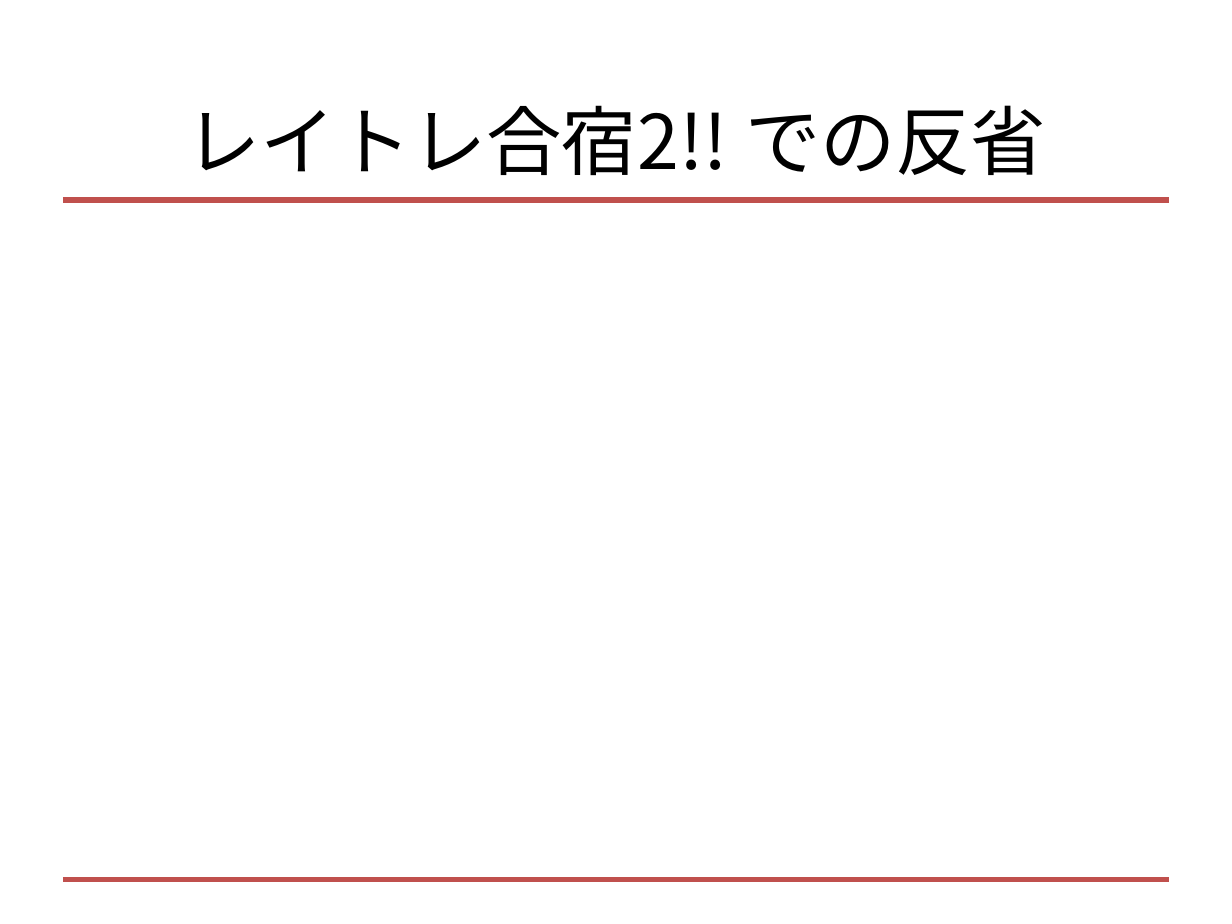
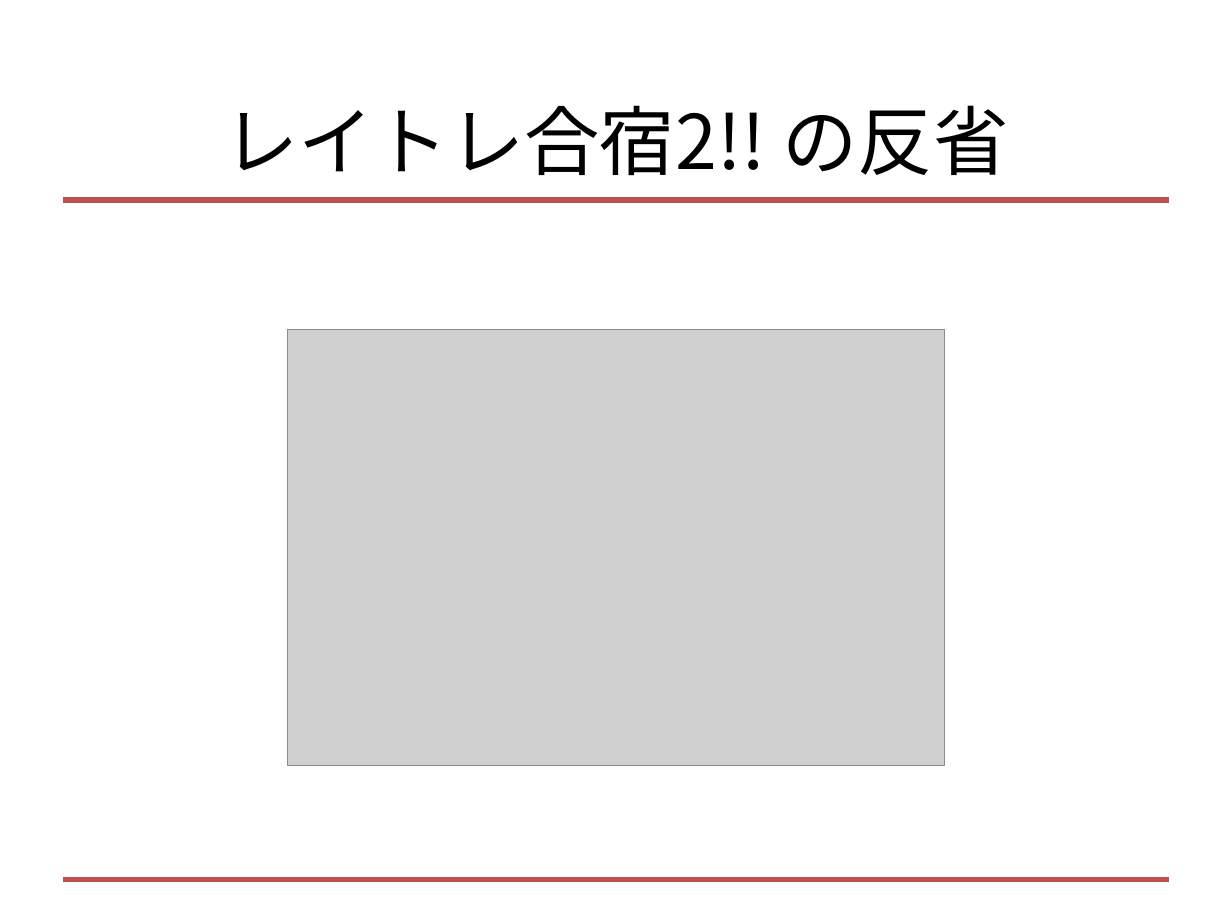
Before and after one commit to tek-nishi/SecondRayTrace, a slide deck: slide 5 of レイトレ合宿3!!!.pptx. Drawn at 1232x924 pixels with LibreOffice and Linux fonts; fonts in the diff are those of the drawing; grey boxes stand for pictures. Boxes give left, top, right and bottom in pixels: in the first picture for what was removed or moved away, otherwise in the second. Text is boxed around its words. In the diff, an @@ line names an element or a change of style, - is before the commit and + after.

```diff
--- a/レイトレ合宿3!!!.pptx
+++ b/レイトレ合宿3!!!.pptx
@@ title at (x1=223, y1=105, x2=1009, y2=176): text changed @@
-レイトレ合宿2!! での反省
+レイトレ合宿2!! の反省
@@ picture added at (x1=287, y1=329, x2=944, y2=765) @@
```
Also in this commit, not shown: 13 other slides changed, 5 slides added, 3 other files.
